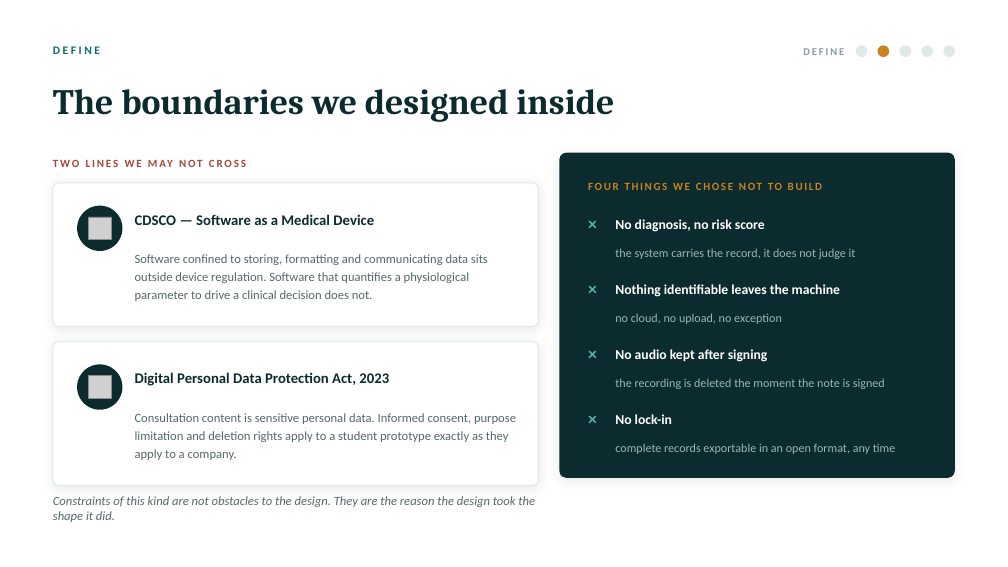
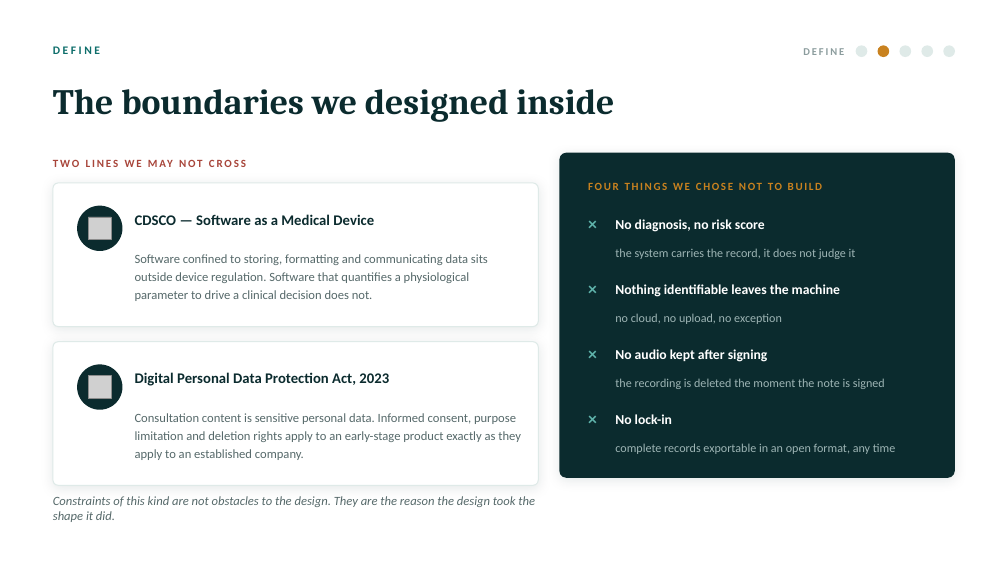
Before and after one commit to realishaanseal/clinicos, a slide deck: slide 12 of artifacts/ClinicOS_DesignThinking_Deck.pptx. Drawn at 1008x567 pixels with LibreOffice and Linux fonts; fonts in the diff are those of the drawing; grey boxes stand for pictures. Boxes give left, top, right and bottom in pixels: in the first picture for what was removed or moved away, otherwise in the second. Text is boxed around its words. In the diff, an @@ line names an element or a change of style, - is before the commit and + after.

```diff
--- a/artifacts/ClinicOS_DesignThinking_Deck.pptx
+++ b/artifacts/ClinicOS_DesignThinking_Deck.pptx
@@ text at box(135, 413, 521, 460): text changed @@
-Consultation content is sensitive personal data. Informed consent, purpose limitation and deletion rights apply to a student prototype exactly as they apply to a company.
+Consultation content is sensitive personal data. Informed consent, purpose limitation and deletion rights apply to an early-stage product exactly as they apply to an established company.
```
Also in this commit, not shown: 5 other slides changed.
